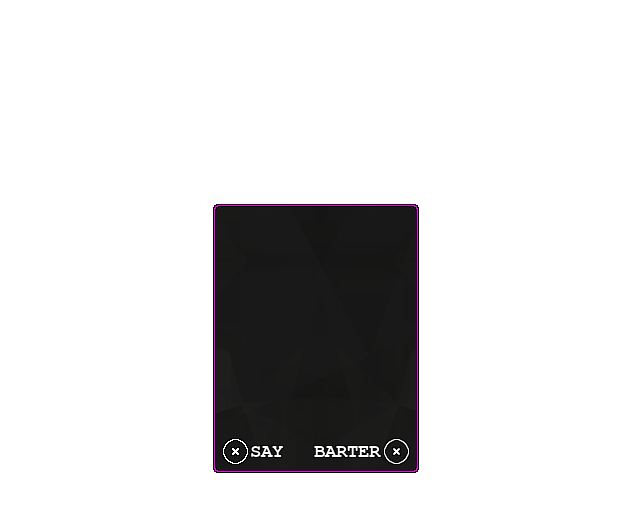
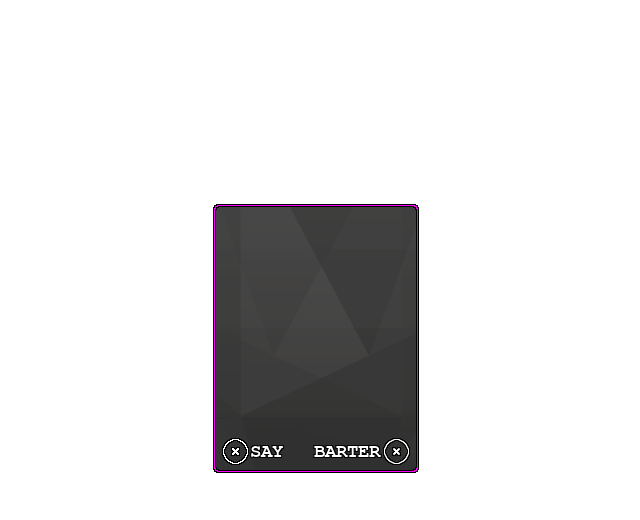
Layers edited between the first and the second 640 × 520 image:
renamed "graphite_pattern_K.png" to "graphite_pattern.png copy", painted on it over bbox(216, 207, 416, 470)
removed layer "graphite_pattern.png" (was 67%) over bbox(216, 207, 416, 470)